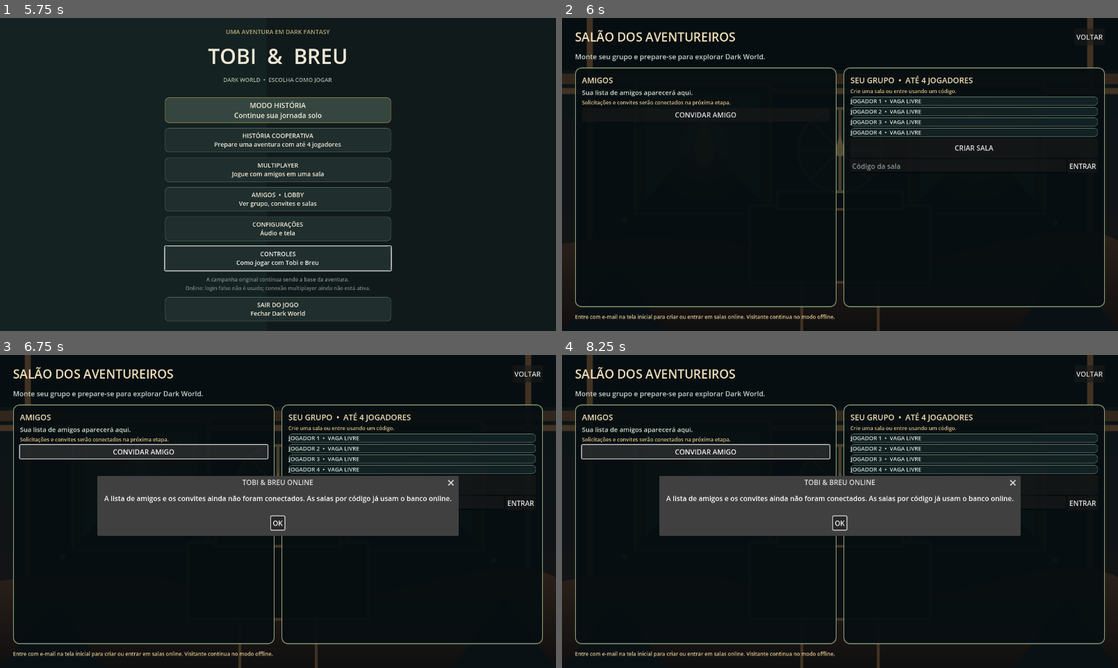
Above: before the commit, frames 1-4 (two rows, left to right).
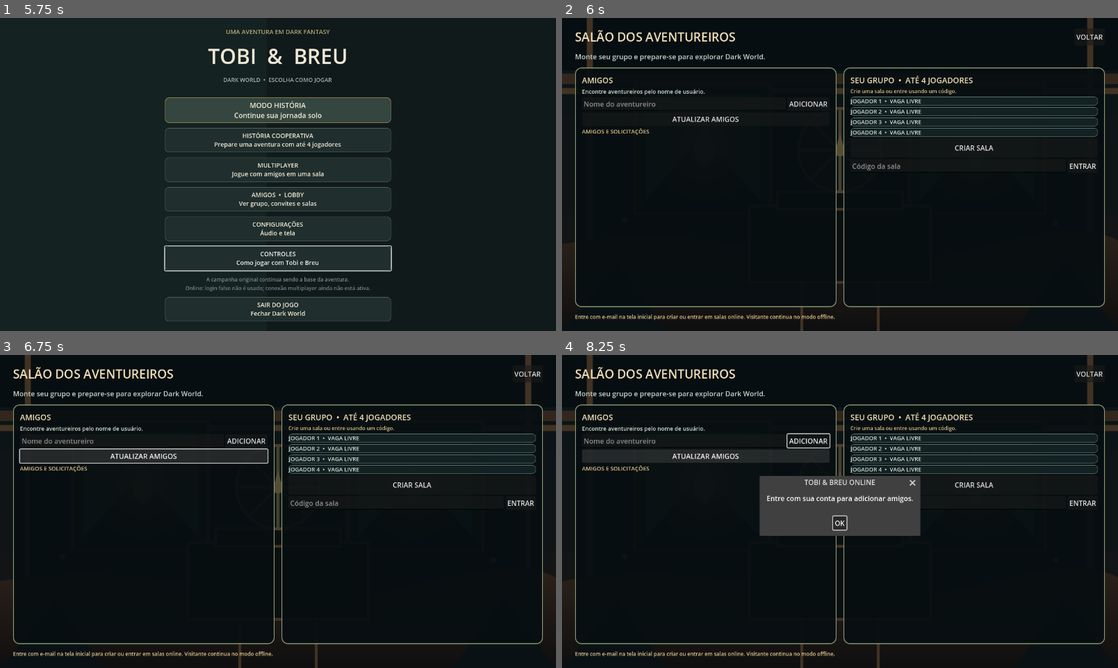
Above: after the commit, the same moments.

Repository: REALMLIFE-design/dark-fantasia-tobi-e-breu-
Game: Godot game, scene res://scenes/login.tscn
Two runs of this game, one before a commit and one after it. Both use one fixed random seed, a clock stepped at 60 frames per second and the inputs below.
Inputs (mouse positions are in pixels of both pictures, inside the frame that each line leads up to):
- Up to frame 1 (5.75 s): click (278, 115) at 0.52 s; type "Alex" at 0.6 s; click (278, 133) at 0.75 s; type "12" at 0.83 s; click (278, 155) at 0.98 s; type "12" at 1.07 s; click "JOGAR OFFLINE COMO VISITANTE" at 1.25 s; click "CONTROLES Como jogar com Tobi…" at 2 s; click "CONTROLES Como jogar com Tobi…" at 2.75 s; click "MODO HISTÓRIA Continue sua jo…" at 3.5 s; click "MODO HISTÓRIA Continue sua jo…" at 4.25 s; click "OK" at 5 s
- Up to frame 2 (6 s): click "HISTÓRIA COOPERATIVA Prepare …" at 5.75 s
- Up to frame 3 (6.75 s): click (144, 452) at 6.5 s, where only the run before the commit has a clickable "CONVIDAR AMIGO"
- Up to frame 4 (8.25 s): click (806, 439) at 7.25 s, where only the run after the commit has a clickable "ADICIONAR"; click (706, 455) at 8 s, where only the run after the commit has a clickable "ATUALIZAR AMIGOS"

Frame 1 is identical in both runs. In frame 2, 0.9% of the frame differs, in the area x 3-48%, y 22-38%; in frame 3, 14%, in the area x 3-83%, y 22-58%; in frame 4, 9.2%.

Commit message:
Implement friend search and request management in lobby

Diff:
--- a/scripts/friends_lobby.gd
+++ b/scripts/friends_lobby.gd
@@ -10,6 +10,8 @@
 var active_room_id := ""
 var active_room_code := ""
 var room_refresh_timer: Timer
+var friend_search_input: LineEdit
+var friend_requests_stack: VBoxContainer
 
 func _ready() -> void:
 	_build_lobby()
@@ -17,6 +19,8 @@
 	room_refresh_timer.wait_time = 4.0
 	room_refresh_timer.timeout.connect(_refresh_room_members)
 	add_child(room_refresh_timer)
+	if SupabaseClient.is_authenticated():
+		await _load_friend_requests()
 	print("TOBI_BREU_LOBBY_SCREEN_READY")
 
 
@@ -69,12 +73,26 @@
 	friends.size_flags_vertical = Control.SIZE_EXPAND_FILL
 	columns.add_child(friends)
 	var friend_stack := friends.get_child(0) as VBoxContainer
-	friend_stack.add_child(_label("Sua lista de amigos aparecerá aqui.", 15))
-	friend_stack.add_child(_label("Solicitações e convites serão conectados na próxima etapa.", 12, Color("e2c58c")))
-	var invite := Button.new()
-	invite.text = "CONVIDAR AMIGO"
-	invite.pressed.connect(_show_backend_notice)
-	friend_stack.add_child(invite)
+	friend_stack.add_child(_label("Encontre aventureiros pelo nome de usuário.", 13))
+	var search_row := HBoxContainer.new()
+	friend_search_input = LineEdit.new()
+	friend_search_input.placeholder_text = "Nome do aventureiro"
+	friend_search_input.size_flags_horizontal = Control.SIZE_EXPAND_FILL
+	friend_search_input.text_submitted.connect(func(_value: String): _search_and_add_friend())
+	search_row.add_child(friend_search_input)
+	var add_friend := Button.new()
+	add_friend.text = "ADICIONAR"
+	add_friend.pressed.connect(_search_and_add_friend)
+	search_row.add_child(add_friend)
+	friend_stack.add_child(search_row)
+	var refresh_friends := Button.new()
+	refresh_friends.text = "ATUALIZAR AMIGOS"
+	refresh_friends.pressed.connect(_load_friend_requests)
+	friend_stack.add_child(refresh_friends)
+	friend_stack.add_child(_label("AMIGOS E SOLICITAÇÕES", 13, Color("e2c58c")))
+	friend_requests_stack = VBoxContainer.new()
+	friend_requests_stack.add_theme_constant_override("separation", 6)
+	friend_stack.add_child(friend_requests_stack)
 
 	var party := _panel("SEU GRUPO  •  ATÉ 4 JOGADORES")
 	party.size_flags_horizontal = Control.SIZE_EXPAND_FILL
@@ -124,6 +142,102 @@
 	add_child(notice)
 
 
+func _search_and_add_friend() -> void:
+	if not SupabaseClient.is_authenticated():
+		_show_notice("Entre com sua conta para adicionar amigos.")
+		return
+	var search_name := friend_search_input.text.strip_edges()
+	if search_name.is_empty():
+		_show_notice("Digite o nome de usuário do seu amigo.")
+		return
+	var search_result: Dictionary = await SupabaseClient.find_profile_by_username(search_name)
+	if not search_result.get("ok", false):
+		_show_notice(str(search_result.get("message", "Não foi possível buscar o jogador.")))
+		return
+	var profiles = search_result.get("data", [])
+	if not profiles is Array or profiles.is_empty():
+		_show_notice("Nenhum aventureiro encontrado com esse nome.")
+		return
+	var target: Dictionary = profiles[0]
+	var target_id := str(target.get("id", ""))
+	var requests_result: Dictionary = await SupabaseClient.list_friend_requests()
+	if requests_result.get("ok", false):
+		var existing = requests_result.get("data", [])
+		if existing is Array:
+			for request in existing:
+				var same_pair := (str(request.get("requester_id", "")) == SupabaseClient.user_id and str(request.get("addressee_id", "")) == target_id) or (str(request.get("requester_id", "")) == target_id and str(request.get("addressee_id", "")) == SupabaseClient.user_id)
+				if same_pair and str(request.get("status", "")) in ["pending", "accepted"]:
+					_show_notice("Vocês já têm uma solicitação ou amizade registrada.")
+					return
+	var send_result: Dictionary = await SupabaseClient.send_friend_request(target_id)
+	if send_result.get("ok", false):
+		_show_notice("Solicitação enviada para %s!" % str(target.get("username", "Aventureiro")))
+		friend_search_input.text = ""
+		await _load_friend_requests()
+	else:
+		_show_notice(str(send_result.get("message", "Não foi possível enviar a solicitação.")))
+
+
+func _load_friend_requests() -> void:
+	if not SupabaseClient.is_authenticated() or not is_instance_valid(friend_requests_stack):
+		return
+	for child in friend_requests_stack.get_children():
+		child.queue_free()
+	var result: Dictionary = await SupabaseClient.list_friend_requests()
+	if not result.get("ok", false):
+		friend_requests_stack.add_child(_label("Não foi possível carregar amigos agora.", 12, Color("e2c58c")))
+		return
+	var requests = result.get("data", [])
+	var visible_count := 0
+	if requests is Array:
+		for request in requests:
+			var request_status := str(request.get("status", ""))
+			if request_status not in ["pending", "accepted"]:
+				continue
+			var requester_id := str(request.get("requester_id", ""))
+			var addressee_id := str(request.get("addressee_id", ""))
+			var other_id := addressee_id if requester_id == SupabaseClient.user_id else requester_id
+			var profile_result: Dictionary = await SupabaseClient.get_profile(other_id)
+			var username := "Aventureiro"
+			if profile_result.get("ok", false):
+				var profile_rows = profile_result.get("data", [])
+				if profile_rows is Array and not profile_rows.is_empty():
+					username = str(profile_rows[0].get("username", username))
+			if request_status == "accepted":
+				friend_requests_stack.add_child(_label("AMIGO  •  %s" % username, 12))
+				visible_count += 1
+			elif addressee_id == SupabaseClient.user_id:
+				var request_row := HBoxContainer.new()
+				var request_label := _label("PEDIDO  •  %s" % username, 12, Color("e2c58c"))
+				request_label.size_flags_horizontal = Control.SIZE_EXPAND_FILL
+				request_row.add_child(request_label)
+				var request_id := str(request.get("id", ""))
+				var accept_button := Button.new()
+				accept_button.text = "ACEITAR"
+				accept_button.pressed.connect(func(): _respond_to_friend_request(request_id, true))
+				request_row.add_child(accept_button)
+				var decline_button := Button.new()
+				decline_button.text = "RECUSAR"
+				decline_button.pressed.connect(func(): _respond_to_friend_request(request_id, false))
+				request_row.add_child(decline_button)
+				friend_requests_stack.add_child(request_row)
+				visible_count += 1
+			else:
+				friend_requests_stack.add_child(_label("CONVITE ENVIADO  •  %s" % username, 12))
+				visible_count += 1
+	if visible_count == 0:
+		friend_requests_stack.add_child(_label("Ainda não há amigos ou solicitações.", 12, Color("aebbb0")))
+
+
+func _respond_to_friend_request(request_id: String, accept: bool) -> void:
+	var result: Dictionary = await SupabaseClient.respond_friend_request(request_id, accept)
+	if not result.get("ok", false):
+		_show_notice(str(result.get("message", "Não foi possível atualizar a solicitação.")))
+		return
+	_show_notice("Amizade aceita!" if accept else "Solicitação recusada.")
+	await _load_friend_requests()
+
+
 func _create_room() -> void:
 	if not SupabaseClient.is_authenticated():
 		_show_notice("Entre com sua conta para criar uma sala online. O modo visitante continua disponível para a campanha offline.")
